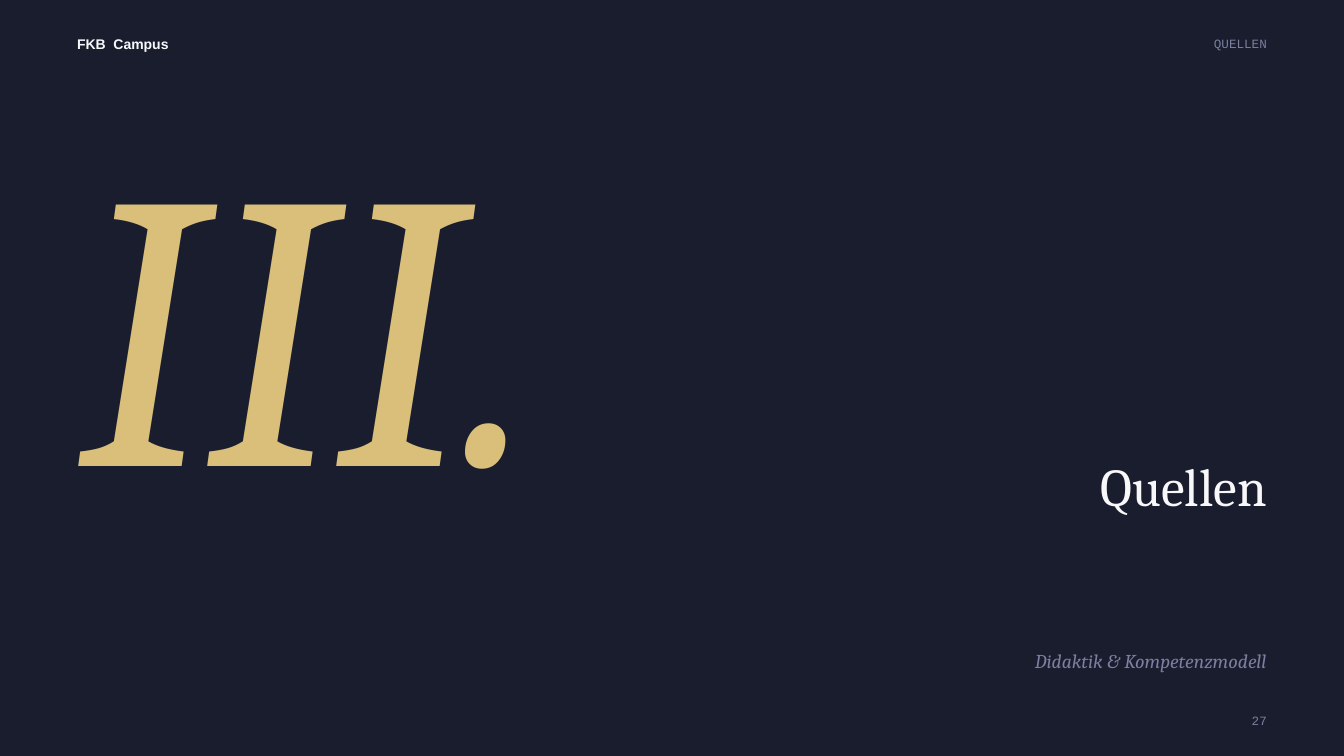
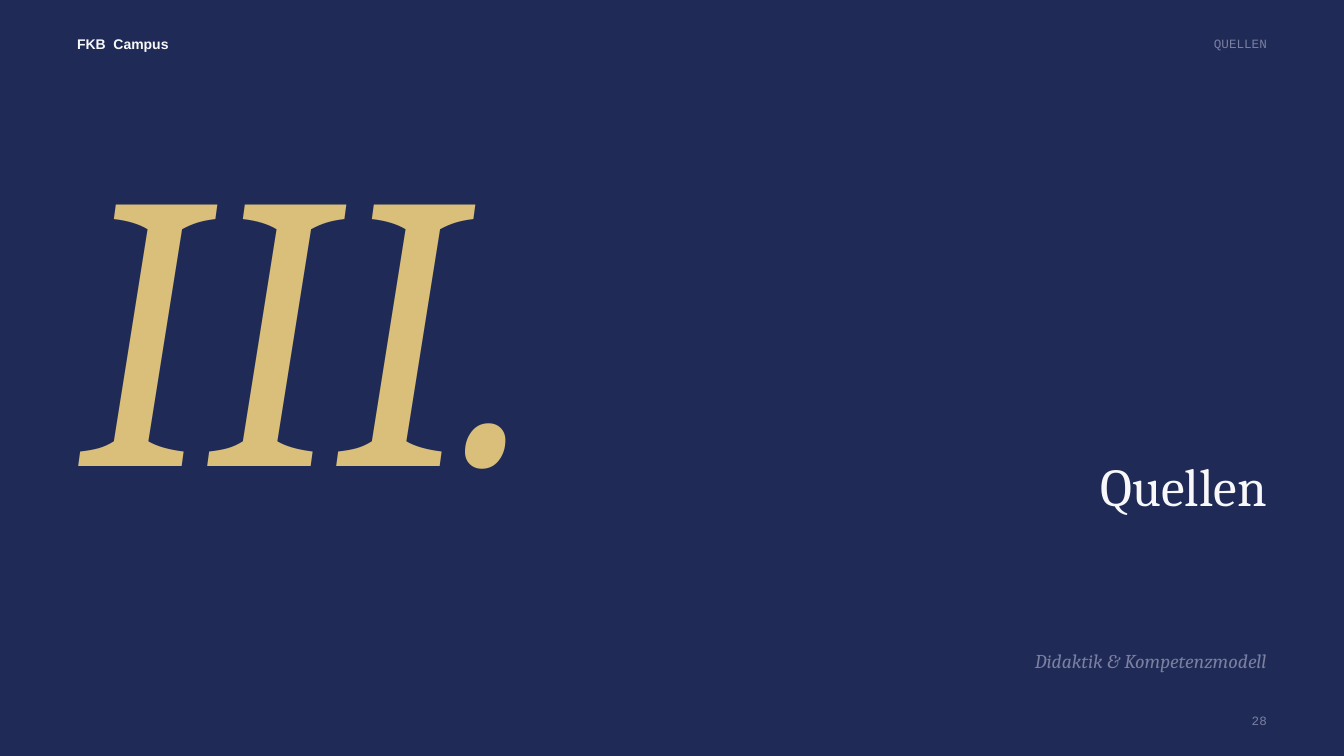
Before and after one commit to ck5rqc47pr-byte/firmenkundenakademie-online, a slide deck: slide 28 of public/downloads/praesentation/M12.pptx (slide 27 before the commit). Drawn at 1344x756 pixels with LibreOffice and Linux fonts; fonts in the diff are those of the drawing. Boxes give left, top, right and bottom in pixels: in the first picture for what was removed or moved away, otherwise in the second. Text is boxed around its words. In the diff, an @@ line names an element or a change of style, - is before the commit and + after.

```diff
--- a/public/downloads/praesentation/M12.pptx
+++ b/public/downloads/praesentation/M12.pptx
@@ background #191D2E to #1F2B56 @@
@@ text at <box>1252,717,1267,725</box>: text changed @@
-27
+28
```
Also in this commit, not shown: 12 other slides changed, 1 slide added, 21 other files.
